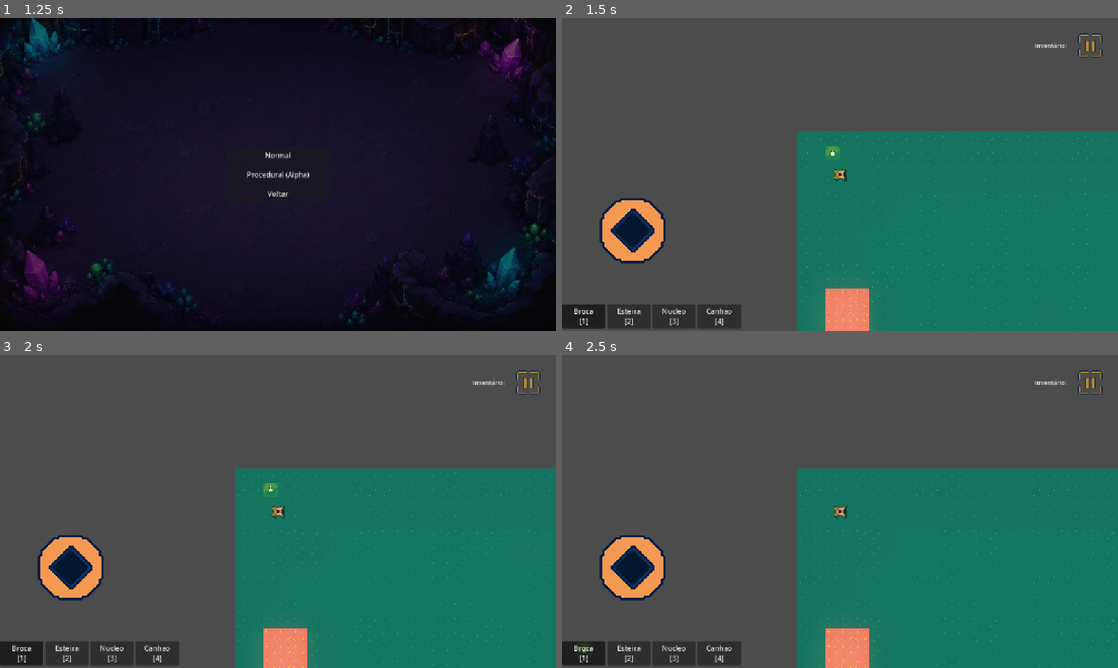
Above: before the commit, frames 1-4 (two rows, left to right).
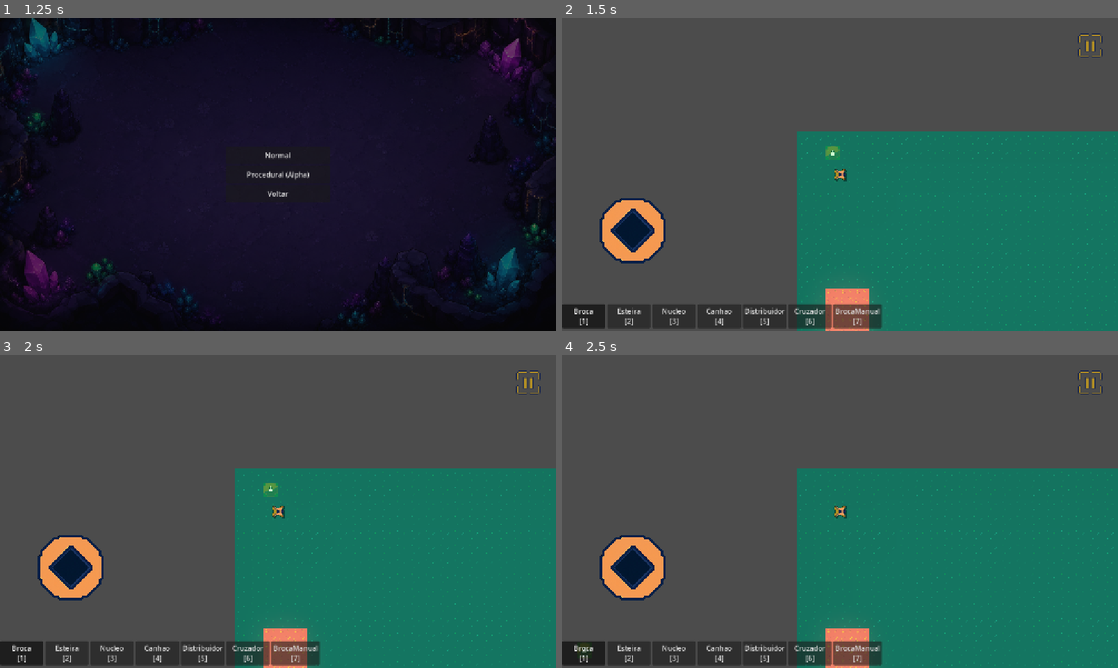
Above: after the commit, the same moments.

Repository: christianfelipesf/Factolyth
Game: Godot game, scene res://scenes/main.tscn
The game is run twice, just before and just after one commit, with the same random seed, the same clock (stepped at 60 frames per second) and the same inputs. Sound files missing from this copy of the repository are replaced by a short silence.
Inputs:
- Up to frame 1 (1.25 s): click "Novo Jogo" at 0.5 s
- Up to frame 2 (1.5 s): click "Normal" at 1.25 s
- Up to frame 3 (2 s): no input
- Up to frame 4 (2.5 s): click "Broca [1]" at 2 s

Frame 1 is identical in both runs. In frame 2, 1.8% of the frame differs, in the area x 32-91%, y 8-100%; in frame 3, 1.8%; in frame 4, 1.8%.

Commit message:
dwadaw
dwadwadwa

Diff:
--- a/project.godot
+++ b/project.godot
@@ -21,6 +21,7 @@
 [autoload]
 
 SaveManager="*res://scripts/save_manager.gd"
+ItemDB="*res://scripts/item_db.gd"
 
 [display]
 
--- /dev/null
+++ b/resources/itens/quartzo.tres
@@ -0,0 +1,10 @@
+[gd_resource type="Resource" script_class="ItemData" format=3 uid="uid://cqy3v2pv4uw14"]
+
+[ext_resource type="Script" path="res://scripts/item_data.gd" id="1_qt384"]
+[ext_resource type="Texture2D" uid="uid://cy0t501kk1m7a" path="res://images/itens/po_quartzo.png" id="2_2qhy4"]
+
+[resource]
+script = ExtResource("1_qt384")
+id = "quartzo"
+nome = "Quartzo"
+textura = ExtResource("2_2qhy4")
--- /dev/null
+++ b/scenes/inventario_slot.tscn
@@ -0,0 +1,23 @@
+[gd_scene format=3 uid="uid://dnwvdhq8b6w73"]
+
+[node name="Slot" type="VBoxContainer"]
+custom_minimum_size = Vector2(40, 72)
+alignment = 1
+
+[node name="Icone" type="TextureRect" parent="."]
+custom_minimum_size = Vector2(32, 32)
+expand_mode = 2
+stretch_mode = 5
+mouse_filter = 2
+
+[node name="Nome" type="Label" parent="."]
+horizontal_alignment = 1
+mouse_filter = 2
+theme_override_colors/font_color = Color(1, 1, 1, 0.7)
+theme_override_font_sizes/font_size = 9
+
+[node name="Quantidade" type="Label" parent="."]
+horizontal_alignment = 1
+mouse_filter = 2
+theme_override_colors/font_color = Color(1, 1, 1, 0.9)
+theme_override_font_sizes/font_size = 12
--- a/scenes/itens/itens.tscn
+++ b/scenes/itens/itens.tscn
@@ -1,16 +1,14 @@
 [gd_scene format=3 uid="uid://rfpyq3m7rerm"]
 
-[ext_resource type="Texture2D" uid="uid://dfmuhu1i5ql67" path="res://images/itens/bronze.png" id="1_3kgg5"]
-[ext_resource type="Script" path="res://scripts/quartzo.gd" id="1_kp77g"]
+[ext_resource type="Script" path="res://scripts/item.gd" id="1_tmu12"]
 
 [sub_resource type="CircleShape2D" id="CircleShape2D_nj4uv"]
 
 [node name="CharacterBody2D" type="CharacterBody2D" unique_id=1929378775]
 collision_mask = 0
-script = ExtResource("1_kp77g")
+script = ExtResource("1_tmu12")
+
+[node name="Sprite2D" type="Sprite2D" parent="." unique_id=587329698]
 
 [node name="CollisionShape2D" type="CollisionShape2D" parent="." unique_id=1502878434]
 shape = SubResource("CircleShape2D_nj4uv")
-
-[node name="Sprite2D" type="Sprite2D" parent="." unique_id=587329698]
-texture = ExtResource("1_3kgg5")
--- a/scenes/jogador.tscn
+++ b/scenes/jogador.tscn
@@ -9,6 +9,8 @@
 [ext_resource type="AudioStream" uid="uid://mle271p70js" path="res://sound/ambient.mp3" id="7"]
 [ext_resource type="AudioStream" uid="uid://c15v67xt3o3nq" path="res://sound/colocar.mp3" id="8"]
 [ext_resource type="AudioStream" uid="uid://cqnb0typ3qx53" path="res://sound/destruir.mp3" id="9"]
+
+[ext_resource type="AudioStream" uid="uid://ca2q712qalf3s" path="res://sound/spin.mp3" id="10"]
 
 [sub_resource type="ShaderMaterial" id="ShaderMaterial_lj65x"]
 shader = ExtResource("2_32758")
@@ -84,3 +86,7 @@
 scale = Vector2(0.5, 0.5)
 color = Color(0.9647059, 0.9529412, 0.9607843, 0.3137255)
 polygon = PackedVector2Array(0, -16, -10, 10, 10, 10)
+
+[node name="AudioBrocaManual" type="AudioStreamPlayer2D" parent="." unique_id=149283741]
+stream = ExtResource("10")
+volume_db = 0.0
--- a/scenes/playerui.tscn
+++ b/scenes/playerui.tscn
@@ -52,7 +52,7 @@
 offset_left = -200.0
 offset_top = 8.0
 offset_right = -8.0
-offset_bottom = 120.0
+offset_bottom = 200.0
 grow_horizontal = 0
 grow_vertical = 0
 script = ExtResource("5")
@@ -64,18 +64,13 @@
 anchor_bottom = 1.0
 grow_horizontal = 2
 grow_vertical = 2
-theme_override_constants/margin_left = 8
+theme_override_constants/margin_left = 4
 theme_override_constants/margin_top = 4
-theme_override_constants/margin_right = 8
+theme_override_constants/margin_right = 4
 theme_override_constants/margin_bottom = 4
 
-[node name="Label" type="Label" parent="UI/InventarioHUD/Margem" unique_id=933740335]
-unique_name_in_owner = true
+[node name="HFlowContainer" type="HFlowContainer" parent="UI/InventarioHUD/Margem" unique_id=381950234]
 layout_mode = 2
-theme_override_colors/font_color = Color(1, 1, 1, 0.9)
-theme_override_font_sizes/font_size = 14
-text = "Inventário:"
-vertical_alignment = 1
 
 [node name="PauseMenu" parent="UI" unique_id=1306213941 instance=ExtResource("6_6rf2q")]
 
--- /dev/null
+++ b/scenes/posicionaveis/broca_manual.tscn
@@ -0,0 +1,9 @@
+[gd_scene format=3 uid="uid://b7mypjq0vuq2w"]
+
+[ext_resource type="Texture2D" uid="uid://c6vkn5aykx7ox" path="res://images/target_round_b.png" id="1_8nbfw"]
+
+[node name="BrocaManual" type="Node2D"]
+
+[node name="Sprite2D" type="Sprite2D" parent="."]
+texture = ExtResource("1_8nbfw")
+modulate = Color(0, 1, 1, 0.7)
--- /dev/null
+++ b/scenes/posicionaveis/cruzador.tscn
@@ -0,0 +1,26 @@
+[gd_scene format=3 uid="uid://yxgs1r3wlw6e"]
+
+[ext_resource type="Texture2D" uid="uid://b4bvo7ic2lyts" path="res://images/cruzador.png" id="1_osxn2"]
+[ext_resource type="Script" path="res://scripts/cruzador.gd" id="2_qk3qy"]
+
+[sub_resource type="RectangleShape2D" id="RectangleShape2D_3ui6l"]
+size = Vector2(31, 31)
+
+[sub_resource type="RectangleShape2D" id="RectangleShape2D_7x5ri"]
+size = Vector2(32, 32)
+
+[node name="Cruzador" type="StaticBody2D" unique_id=1926870512]
+script = ExtResource("2_qk3qy")
+
+[node name="Sprite2D" type="Sprite2D" parent="." unique_id=182785791]
+texture = ExtResource("1_osxn2")
+
+[node name="CollisionShape2D" type="CollisionShape2D" parent="." unique_id=2108895656]
+shape = SubResource("RectangleShape2D_3ui6l")
+
+[node name="Detector" type="Area2D" parent="." unique_id=48349028]
+collision_mask = 1
+position = Vector2(0, 0)
+
+[node name="CollisionShape2D" type="CollisionShape2D" parent="Detector" unique_id=50493180]
+shape = SubResource("RectangleShape2D_7x5ri")
--- /dev/null
+++ b/scenes/posicionaveis/distribuidor.tscn
@@ -0,0 +1,27 @@
+[gd_scene format=3 uid="uid://cjjuvbktx5yn1"]
+
+[ext_resource type="Texture2D" uid="uid://56oik33f5yc7" path="res://images/distribuidor.png" id="1_axs12"]
+[ext_resource type="Script" path="res://scripts/distribuidor.gd" id="2_f8wog"]
+
+[sub_resource type="RectangleShape2D" id="RectangleShape2D_q7ji4"]
+size = Vector2(31, 31)
+
+[sub_resource type="RectangleShape2D" id="RectangleShape2D_7x5ri"]
+size = Vector2(32, 16)
+
+[node name="Distribuidor" type="StaticBody2D" unique_id=1784002374]
+script = ExtResource("2_f8wog")
+
+[node name="CollisionShape2D" type="CollisionShape2D" parent="." unique_id=1743305579]
+position = Vector2(0.5, 0.5)
+shape = SubResource("RectangleShape2D_q7ji4")
+
+[node name="Sprite2D" type="Sprite2D" parent="." unique_id=626794723]
+texture = ExtResource("1_axs12")
+
+[node name="DetectorEntrada" type="Area2D" parent="." unique_id=48349028]
+collision_mask = 1
+position = Vector2(0, 8)
+
+[node name="CollisionShape2D" type="CollisionShape2D" parent="DetectorEntrada" unique_id=50493180]
+shape = SubResource("RectangleShape2D_7x5ri")
--- a/scripts/broca.gd
+++ b/scripts/broca.gd
@@ -1,9 +1,10 @@
 extends StaticBody2D
 
-const QUARTZO = preload("res://scenes/itens/itens.tscn")
+const ITEM = preload("res://scenes/itens/itens.tscn")
+const PADRAO = preload("res://resources/itens/quartzo.tres")
 
-# 💡 Velocidade de produção configurável pelo Inspetor (em segundos)
-@export var tempo_producao : float = 2.0
+@export var tempo_producao: float = 2.0
+@export var item_data: ItemData
 
 var is_preview := false
 var esteira_atual: Node2D = null
@@ -15,73 +16,48 @@
 func _ready() -> void:
 	if is_preview:
 		return
-
 	modulate.a = 1.0
 	colisao.disabled = false
-
-	# O timer vai rodar em loop constante cuidando da vida da broca
 	timer_producao.wait_time = tempo_producao
 	timer_producao.timeout.connect(_on_timer_producao_timeout)
-
-	print("Broca criada!")
-
 	detector.body_entered.connect(_on_detector_body_entered)
 	detector.body_exited.connect(_on_detector_body_exited)
-
-	# Espera o mapa carregar e liga o ciclo autônomo
 	await get_tree().physics_frame
 	timer_producao.start()
 
-
-# 🌟 ESCÂNER REFORÇADO: Descobre se tem uma esteira debaixo da broca
 func _procurar_esteira_no_chao() -> Node2D:
-	# 1. Procura nos corpos físicos (StaticBody2D)
 	for corpo in detector.get_overlapping_bodies():
 		if corpo == self: continue
 		if corpo.is_in_group("esteira"):
 			return corpo
 		elif corpo.get_parent() and corpo.get_parent().is_in_group("esteira"):
 			return corpo.get_parent()
-
-	# 2. Procura em nós de Área (Area2D)
 	for area_no in detector.get_overlapping_areas():
 		if area_no == self or area_no == detector: continue
 		if area_no.is_in_group("esteira"):
 			return area_no
 		elif area_no.get_parent() and area_no.get_parent().is_in_group("esteira"):
 			return area_no.get_parent()
-
 	return null
 
-
-# 💡 Ciclo autônomo acionado a cada 'X' segundos pelo Timer
 func _on_timer_producao_timeout() -> void:
-	# 1. A broca pesquisa o chão ativamente neste exato milissegundo
 	esteira_atual = _procurar_esteira_no_chao()
-
-	# 2. Se não achou nada, ela apenas avisa e espera o próximo ciclo do timer
 	if esteira_atual == null:
-		print("🛑 Broca em espera: Nenhuma esteira detectada sob o minerador.")
 		return
-
-	# 3. Se achou, ela tenta trabalhar! Checa se a saída está limpa
 	var espaco_ocupado := false
 	for corpo in detector.get_overlapping_bodies():
 		if corpo.is_in_group("item"):
 			espaco_ocupado = true
 			break
+	if not espaco_ocupado:
+		_spawnar_item(esteira_atual)
 
-	if not espaco_ocupado:
-		_spawnar_quartzo(esteira_atual)
-	else:
-		print("⏳ Saída da broca bloqueada por um minério! Aguardando mover.")
-
-
-func _spawnar_quartzo(esteira: Node2D) -> void:
-	var quartzo = QUARTZO.instantiate()
-	quartzo.global_position = esteira.global_position
-	get_parent().call_deferred(&"add_child", quartzo)
-	print("🏭 [PRODUÇÃO] Quartzo extraído com sucesso para a esteira!")
+func _spawnar_item(esteira: Node2D) -> void:
+	var dados = item_data if item_data != null else PADRAO
+	var item = ITEM.instantiate()
+	item.inicializar(dados)
+	item.global_position = esteira.global_position
+	get_parent().call_deferred(&"add_child", item)
 
 func _on_detector_body_entered(body: Node2D) -> void:
 	var esteira = _extrair_esteira(body)
@@ -93,7 +69,6 @@
 	var esteira = _extrair_esteira(body)
 	if esteira != null and esteira == esteira_atual:
 		esteira_atual = null
-		print("🛑 Broca: Esteira removida. Aguardando nova esteira.")
 
 func _extrair_esteira(body: Node2D) -> Node2D:
 	if body == self:
--- /dev/null
+++ b/scripts/cruzador.gd
@@ -0,0 +1,39 @@
+extends StaticBody2D
+
+const VELOCIDADE := 100.0
+
+var is_preview := false
+
+@onready var colisao: CollisionShape2D = $CollisionShape2D
+@onready var detector: Area2D = $Detector
+
+func _ready() -> void:
+	if is_preview:
+		return
+	modulate.a = 1.0
+	colisao.disabled = false
+	detector.collision_mask = 1
+	process_priority = 10
+
+func _physics_process(_delta: float) -> void:
+	for body in detector.get_overlapping_bodies():
+		if not body.is_in_group("item"):
+			continue
+		var chave = "cruzador_%d" % get_instance_id()
+		if body.has_meta(chave) and body.get_meta(chave):
+			continue
+
+		var pos_local = to_local(body.global_position)
+		var direcao: Vector2
+
+		if absf(pos_local.x) > absf(pos_local.y):
+			direcao = Vector2.RIGHT if pos_local.x < 0 else Vector2.LEFT
+		else:
+			direcao = Vector2.DOWN if pos_local.y < 0 else Vector2.UP
+
+		direcao = direcao.rotated(global_rotation)
+		body.global_position = global_position + direcao * 16
+		body.impulso = direcao * VELOCIDADE
+		body.esteira_atual_pos = global_position + direcao * 16
+		body.set_meta(chave, true)
+		break
--- a/scripts/cursor.gd
+++ b/scripts/cursor.gd
@@ -110,11 +110,15 @@
 
 	if item_atual != null and not _arrastando_joystick() and not _em_pinça():
 		if Input.is_action_pressed("instanciar_objeto"):
-			if _posicao_grid != _ultima_posicao_colocacao and not _area_esta_ocupada() and not _cursor_em_ui():
-				_criar_objeto_posicionavel()
+			if _posicao_grid != _ultima_posicao_colocacao and not _cursor_em_ui():
+				if _eh_broca_manual() or not _area_esta_ocupada():
+					_criar_objeto_posicionavel()
 		elif Input.is_action_pressed("remover_objeto"):
 			if not _cursor_em_ui():
 				_remover_objeto_na_posicao()
+
+func _eh_broca_manual() -> bool:
+	return item_atual != null and item_atual.nome == "BrocaManual"
 
 func equipar_item(novo_item: ItemConstrucao) -> void:
 	item_atual = novo_item
@@ -178,9 +182,13 @@
 	if item_atual == null:
 		return
 	var ocupado := _area_esta_ocupada()
-	var cor := Color(1.0, 0.3, 0.3, 0.5) if ocupado else Color(1.0, 1.0, 1.0, 0.4)
+	var vermelho := false
+	if _eh_broca_manual():
+		var jogador = $".."
+		vermelho = jogador.has_method("esta_em_cooldown_broca") and jogador.esta_em_cooldown_broca()
+	var cor := Color(1.0, 0.3, 0.3, 0.5) if ocupado or vermelho else Color(1.0, 1.0, 1.0, 0.4)
 	if _indicador_grid != null:
-		_indicador_grid.modulate = Color(1.0, 0.0, 0.0, 0.18) if ocupado else Color(0.0, 1.0, 0.0, 0.18)
+		_indicador_grid.modulate = Color(1.0, 0.0, 0.0, 0.18) if ocupado or vermelho else Color(0.0, 1.0, 0.0, 0.18)
 	for filho in get_children():
 		if filho.has_meta("is_construction_preview"):
 			filho.modulate = cor
@@ -229,7 +237,7 @@
 
 	if event is InputEventMouseButton and not _em_pinça():
 		if event.button_index == MOUSE_BUTTON_LEFT and event.pressed and not _arrastando_joystick():
-			if not _area_esta_ocupada() and not _cursor_em_ui():
+			if not _cursor_em_ui() and (_eh_broca_manual() or not _area_esta_ocupada()):
 				_criar_objeto_posicionavel()
 			get_viewport().set_input_as_handled()
 		elif event.button_index == MOUSE_BUTTON_RIGHT and event.pressed:
@@ -239,7 +247,7 @@
 
 	if event is InputEventJoypadButton:
 		if event.button_index == JOY_BUTTON_A and event.pressed:
-			if not _area_esta_ocupada() and not _cursor_em_ui():
+			if not _cursor_em_ui() and (_eh_broca_manual() or not _area_esta_ocupada()):
 				_criar_objeto_posicionavel()
 			get_viewport().set_input_as_handled()
 		elif event.button_index == JOY_BUTTON_B and event.pressed:
@@ -284,6 +292,13 @@
 	preview.rotation = deg_to_rad(rotation_atual + offset)
 
 func _criar_objeto_posicionavel() -> void:
+	if _eh_broca_manual():
+		var jogador = $".."
+		if jogador.has_method("usar_broca_manual"):
+			jogador.usar_broca_manual(_posicao_grid)
+		_ultima_posicao_colocacao = _posicao_grid
+		return
+
 	var novo_objeto = item_atual.cena_objeto.instantiate()
 	if "is_preview" in novo_objeto:
 		novo_objeto.is_preview = false
--- /dev/null
+++ b/scripts/distribuidor.gd
@@ -0,0 +1,42 @@
+extends StaticBody2D
+
+const VELOCIDADE := 100.0
+
+var is_preview := false
+var direcao_atual := 0
+
+@onready var colisao: CollisionShape2D = $CollisionShape2D
+@onready var detector_entrada: Area2D = $DetectorEntrada
+
+func _ready() -> void:
+	if is_preview:
+		return
+	modulate.a = 1.0
+	colisao.disabled = false
+	detector_entrada.collision_mask = 1
+	detector_entrada.body_exited.connect(_on_item_saiu)
+	process_priority = 10
+
+func _on_item_saiu(body: Node2D) -> void:
+	var chave = _chave_meta()
+	if body.has_meta(chave):
+		body.set_meta(chave, null)
+
+func _chave_meta() -> String:
+	return "distribuidor_%d" % get_instance_id()
+
+func _physics_process(_delta: float) -> void:
+	for body in detector_entrada.get_overlapping_bodies():
+		if not body.is_in_group("item"):
+			continue
+		var chave = _chave_meta()
+		if body.has_meta(chave) and body.get_meta(chave):
+			continue
+		var direcoes = [Vector2.LEFT, Vector2.UP, Vector2.RIGHT]
+		var direcao = direcoes[direcao_atual].rotated(global_rotation)
+		body.global_position = global_position + direcao * 16
+		body.impulso = direcao * VELOCIDADE
+		body.esteira_atual_pos = global_position + direcao * 16
+		body.set_meta(chave, true)
+		direcao_atual = (direcao_atual + 1) % 3
+		break
--- a/scripts/inventario_hud.gd
+++ b/scripts/inventario_hud.gd
@@ -1,15 +1,28 @@
 extends Control
 
-@onready var label: Label = %Label
+const SLOT = preload("res://scenes/inventario_slot.tscn")
+
+@onready var flow: HFlowContainer = $Margem/HFlowContainer
 
 func _ready() -> void:
-	var nucleo := get_tree().root.find_child("Nucleo", true, false)
-	if nucleo and nucleo.has_signal("inventario_atualizado"):
-		nucleo.inventario_atualizado.connect(_atualizar)
-		_atualizar(nucleo.inventario)
+	var jogador = get_node_or_null("/root/Mundo/Jogador")
+	if jogador and jogador.has_signal("inventario_atualizado"):
+		jogador.inventario_atualizado.connect(_atualizar)
+		_atualizar(jogador.inventario)
 
 func _atualizar(inv: Dictionary) -> void:
-	var textos: PackedStringArray = []
+	for filho in flow.get_children():
+		filho.queue_free()
+
 	for chave in inv:
-		textos.append(chave.capitalize() + ": " + str(inv[chave]))
-	label.text = "Inventário:\n" + "\n".join(textos) if textos else ""
+		var quant = inv[chave]
+		if quant <= 0:
+			continue
+
+		var dados = ItemDB.get_item(chave)
+
+		var slot = SLOT.instantiate()
+		slot.get_node("Icone").texture = dados.textura if dados else null
+		slot.get_node("Nome").text = dados.nome if dados else chave
+		slot.get_node("Quantidade").text = str(quant)
+		flow.add_child(slot)
--- a/scripts/quartzo.gd
+++ b/scripts/item.gd
@@ -1,12 +1,18 @@
 extends CharacterBody2D
 
+var dados: ItemData
 var velocidade := Vector2.ZERO
 var impulso := Vector2.ZERO
 var esteira_atual_pos := Vector2.INF
-var tipo := "quartzo"
+var tipo := ""
 var no_chao := false
 var tempo_fora_da_esteira := 0.0
 const TEMPO_PARA_DESAPARECER := 3.0
+
+func inicializar(data: ItemData) -> void:
+	dados = data
+	tipo = data.id
+	$Sprite2D.texture = data.textura
 
 func _ready() -> void:
 	add_to_group("item")
@@ -26,9 +32,9 @@
 		if esteira_atual_pos != Vector2.INF:
 			var direcao_movimento = impulso.normalized()
 
-			if abs(direcao_movimento.x) > 0.5:
+			if absf(direcao_movimento.x) > 0.5:
 				global_position.y = lerp(global_position.y, esteira_atual_pos.y, 0.2)
-			elif abs(direcao_movimento.y) > 0.5:
+			elif absf(direcao_movimento.y) > 0.5:
 				global_position.x = lerp(global_position.x, esteira_atual_pos.x, 0.2)
 
 	else:
--- /dev/null
+++ b/scripts/item_data.gd
@@ -0,0 +1,6 @@
+class_name ItemData
+extends Resource
+
+@export var id: String = ""
+@export var nome: String = ""
+@export var textura: Texture2D
--- /dev/null
+++ b/scripts/item_db.gd
@@ -0,0 +1,13 @@
+extends Node
+
+var _itens: Dictionary = {}
+
+func _ready() -> void:
+	_registrar(preload("res://resources/itens/quartzo.tres"))
+
+func _registrar(data: ItemData) -> void:
+	if data != null:
+		_itens[data.id] = data
+
+func get_item(id: String) -> ItemData:
+	return _itens.get(id)
--- a/scripts/jogador.gd
+++ b/scripts/jogador.gd
@@ -25,6 +25,11 @@
 var _pinça_iniciada: bool = false
 var _distancia_pinça_inicial: float = 0.0
 var _zoom_inicial_pinça: float = 0.0
+var controles_travados := false
+var _cooldown_broca := 0.0
+var inventario: Dictionary = {}
+
+signal inventario_atualizado(inv: Dictionary)
 
 func _ready() -> void:
 	carregar_itens_construcao()
@@ -36,6 +41,9 @@
 	_adicionar_item_com_cena("Esteira", _ESTEIRA)
 	_adicionar_item_com_cena("Nucleo", _NUCLEO)
 	_adicionar_item_com_cena("Canhao", _CANHAO)
+	_adicionar_item_com_cena("Distribuidor", _DISTRIBUIDOR)
+	_adicionar_item_com_cena("Cruzador", _CRUZADOR)
+	_adicionar_item_com_cena("BrocaManual", _BROCA_MANUAL)
 	if _itens_construcao.is_empty():
 		push_error("Nenhum item construível encontrado")
 
@@ -43,6 +51,9 @@
 const _ESTEIRA = preload("res://scenes/posicionaveis/esteira.tscn")
 const _NUCLEO = preload("res://scenes/posicionaveis/nucleo.tscn")
 const _CANHAO = preload("res://scenes/posicionaveis/simplecanon.tscn")
+const _DISTRIBUIDOR = preload("res://scenes/posicionaveis/distribuidor.tscn")
+const _CRUZADOR = preload("res://scenes/posicionaveis/cruzador.tscn")
+const _BROCA_MANUAL = preload("res://scenes/posicionaveis/broca_manual.tscn")
 
 func _adicionar_item_com_cena(nome: String, cena: PackedScene) -> void:
 	var item = ItemConstrucao.new()
@@ -55,6 +66,12 @@
 @onready var joystick: Control = get_tree().root.find_child("Joystick", true, false)
 
 func _physics_process(delta: float) -> void:
+	if controles_travados:
+		return
+
+	if _cooldown_broca > 0:
+		_cooldown_broca -= delta
+
 	# 1. Movimento e Direção da Nave
 	var input_direction := Vector2.ZERO
 
@@ -131,6 +148,45 @@
 			KEY_2: selecionar_item_por_indice(1)
 			KEY_3: selecionar_item_por_indice(2)
 			KEY_4: selecionar_item_por_indice(3)
+			KEY_5: selecionar_item_por_indice(4)
+			KEY_6: selecionar_item_por_indice(5)
+			KEY_7: selecionar_item_por_indice(6)
+
+func usar_broca_manual(pos: Vector2) -> void:
+	if _cooldown_broca > 0:
+		return
+	_cooldown_broca = 4.0
+	velocity = Vector2.ZERO
+	controles_travados = true
+
+	var dir = pos - global_position
+	var angulo_alvo = dir.angle()
+
+	var tween = create_tween()
+	tween.tween_property(self, "rotation", angulo_alvo, 0.3).set_ease(Tween.EASE_OUT)
+	tween.tween_property(self, "global_position", pos, 0.5).set_ease(Tween.EASE_IN_OUT)
+	tween.tween_callback(_iniciar_giro_broca)
+
+func _iniciar_giro_broca() -> void:
+	$AudioBrocaManual.play()
+
+	var tween = create_tween()
+	tween.set_ease(Tween.EASE_IN_OUT)
+	tween.tween_property(self, "rotation", rotation + deg_to_rad(360.0 * 6), 3.0)
+	tween.tween_callback(func():
+		controles_travados = false
+		$AudioBrocaManual.stop()
+	)
+
+func esta_em_cooldown_broca() -> bool:
+	return _cooldown_broca > 0
+
+func adicionar_item(tipo_id: String, quantidade: int = 1) -> void:
+	if inventario.has(tipo_id):
+		inventario[tipo_id] += quantidade
+	else:
+		inventario[tipo_id] = quantidade
+	inventario_atualizado.emit(inventario)
 
 func is_pinçando() -> bool:
 	return _pinça_iniciada
@@ -162,7 +218,8 @@
 		posicao = [global_position.x, global_position.y],
 		rotacao = rotation,
 		zoom = target_zoom_value,
-		item_atual = _indice_item_atual
+		item_atual = _indice_item_atual,
+		inventario = inventario.duplicate()
 	}
 
 func set_save_data(dados: Dictionary) -> void:
@@ -177,4 +234,7 @@
 		target_zoom_value = dados.zoom
 	if dados.has("item_atual"):
 		selecionar_item_por_indice(dados.item_atual)
+	if dados.has("inventario"):
+		inventario = dados.inventario.duplicate()
+		inventario_atualizado.emit(inventario)
 	camera.position_smoothing_enabled = true
--- a/scripts/nucleo.gd
+++ b/scripts/nucleo.gd
@@ -3,13 +3,6 @@
 const TAMANHO_GRID: Vector2i = Vector2i(2, 2)
 
 var is_preview := false
-
-# 📊 Dicionário para guardar o tipo de item e a quantidade armazenada
-var inventario := {
-	"quartzo": 0,
-}
-
-signal inventario_atualizado(inv: Dictionary)
 
 @onready var colisao: CollisionShape2D = $CollisionShape2D
 @onready var coletor: Area2D = $Coletor
@@ -19,40 +12,21 @@
 		set_process(false)
 		set_physics_process(false)
 		return
-
 	modulate.a = 1.0
 	colisao.disabled = false
-
-	# 🔗 Conecta o sinal de entrada de corpos do Coletor via código
 	coletor.body_entered.connect(_on_coletor_body_entered)
 
 func _on_coletor_body_entered(body: Node2D) -> void:
-	if body.is_in_group("item"):
-		# 💡 Identifica qual é o minério.
-		# Se você não tiver uma variável 'nome_do_item' no item, podemos usar o nome do nó ou grupo.
-		# Exemplo assumindo que o script do item possui uma variável identificadora ou usando o nome do objeto:
-		var tipo_item = "quartzo"
-
-		# Se o seu script do item tiver uma variável para diferenciar (ex: var tipo = "bronze")
-		if body.get("tipo") != null:
-			tipo_item = body.tipo
-
-		# 📈 Guarda a quantidade no dicionário
-		if inventario.has(tipo_item):
-			inventario[tipo_item] += 1
-		else:
-			inventario[tipo_item] = 1
-
-		print("📥 Item absorvido pelo Núcleo! Estoque atual de ", tipo_item, ": ", inventario[tipo_item])
-		inventario_atualizado.emit(inventario)
-
-		# 💥 Faz o item ir "para dentro dele" (deleta o objeto do mapa com segurança)
-		body.queue_free()
+	if not body.is_in_group("item"):
+		return
+	var tipo_item = body.tipo if body.get("tipo") != null else "quartzo"
+	var jogador = get_node_or_null("/root/Mundo/Jogador")
+	if jogador != null and jogador.has_method("adicionar_item"):
+		jogador.adicionar_item(tipo_item)
+	body.queue_free()
 
 func get_save_data() -> Dictionary:
-	return {inventario = inventario.duplicate()}
+	return {}
 
-func set_save_data(dados: Dictionary) -> void:
-	if dados.has("inventario"):
-		inventario = dados.inventario.duplicate()
-	inventario_atualizado.emit(inventario)
+func set_save_data(_dados: Dictionary) -> void:
+	pass
Binary file added: images/cruzador.png
Not shown, added: images/cruzador.png.import
Binary file added: images/distribuidor.png
Not shown, added: images/distribuidor.png.import
Binary file added: images/itens/po_quartzo.png
Not shown, added: images/itens/po_quartzo.png.import
Binary file added: images/tilemap/po_quartzo.ase
Not shown, added: scripts/cruzador.gd.uid
Not shown, added: scripts/distribuidor.gd.uid
Not shown, added: scripts/item.gd.uid
Not shown, added: scripts/item_data.gd.uid
Not shown, added: scripts/item_db.gd.uid
(and 3 more such lines)
